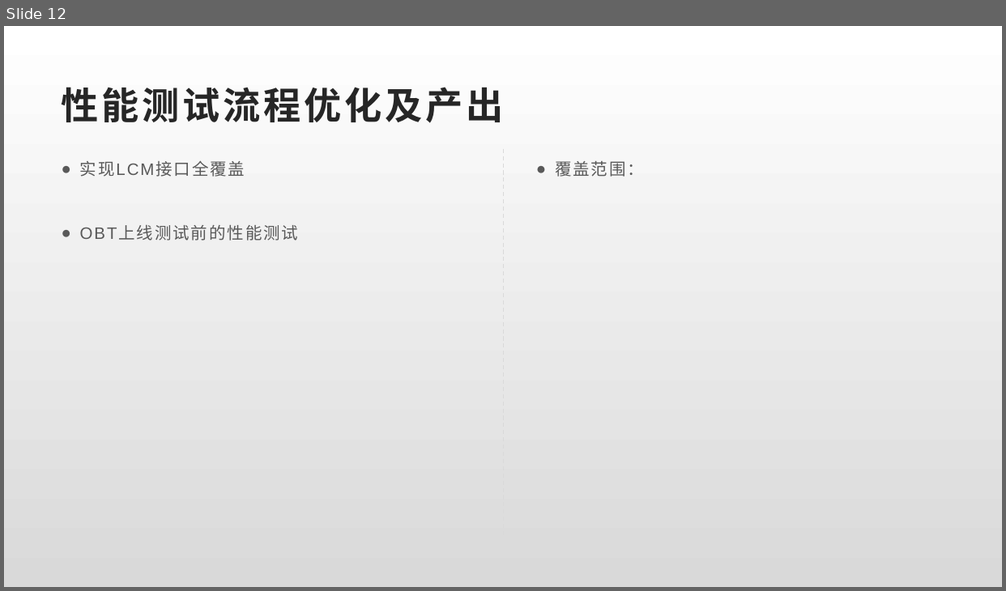
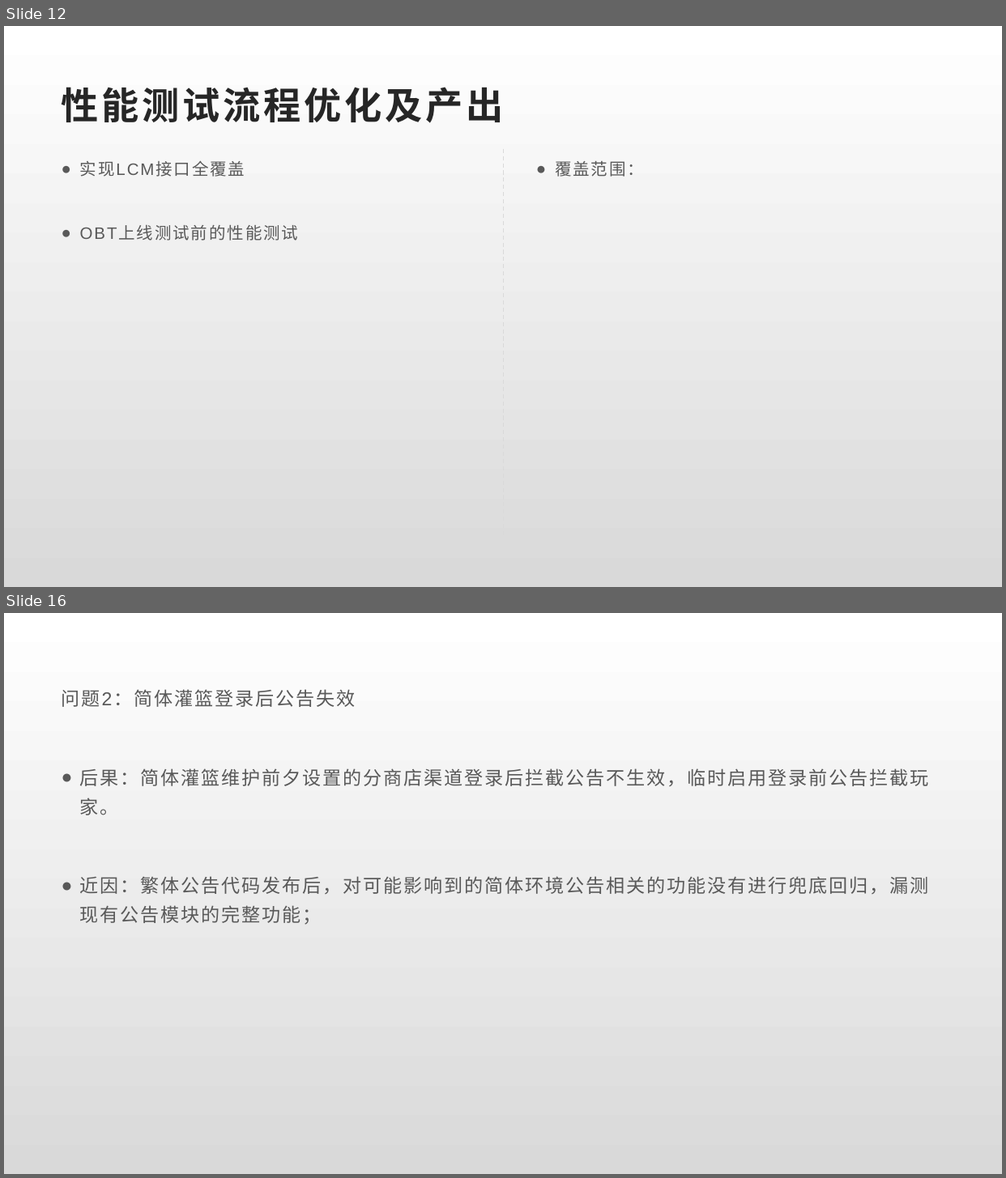
Before and after one commit to Rexixe1993/JavaScriptLesson, a slide deck: 全球版灌篮OBT复盘总结.pptx. Shown one above the other, each under a label of ours: slide 12 before the commit, slides 12 and 16 after it; the slides between them are not shown. The pictures are 1006x591 and 1006x1178 pixels, drawn with LibreOffice and Linux fonts; fonts in the diff are those of the drawing. Boxes give left, top, right and bottom in pixels: in the first picture for what was removed or moved away, otherwise in the second. Text is boxed around its words. In the diff, an @@ line names an element or a change of style, - is before the commit and + after.

```diff
--- a/全球版灌篮OBT复盘总结.pptx
+++ b/全球版灌篮OBT复盘总结.pptx
@@ slide 16 added at (4, 613, 1002, 1174), background gradient #FFFFFF to #D9D9D9 @@
@@ text added at (62, 689, 929, 925), 18 pt, text #595959 @@
+问题2：简体灌篮登录后公告失效
+● 后果：简体灌篮维护前夕设置的分商店渠道登录后拦截公告不生效，临时启用登录前公告拦截玩家。
+● 近因：繁体公告代码发布后，对可能影响到的简体环境公告相关的功能没有进行兜底回归，漏测现有公告模块的完整功能；
```
Also in this commit, not shown: 1 slide changed, 5 other slides added.
